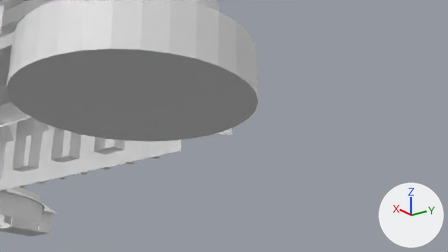
Renders of the Blender file camera rigs/camera rigs.blend from each side of a commit.
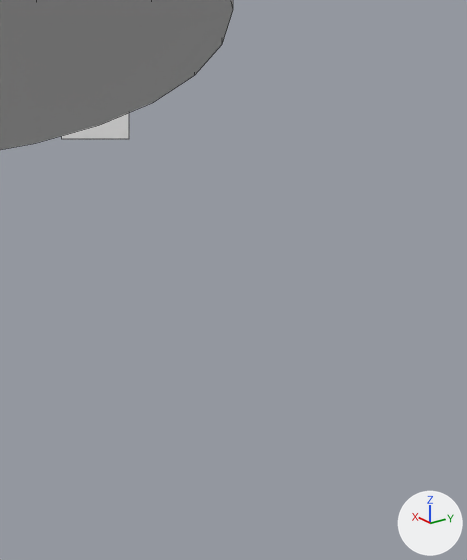
Each version appears first from the file's camera 'Cam under pav from SE 2', and next in a close-up on the part from 45% to 71% of the width and 40% to 95% of the height. The lights are fixed; the arrows at lower right show +X, +Y and +Z. The close-ups show mesh edges as thin lines.

Objects in the first close-up: 'Everything non rig.007', 'Target under pav from SE 2'.
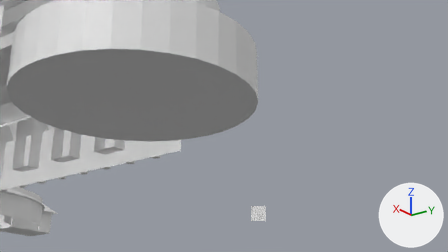
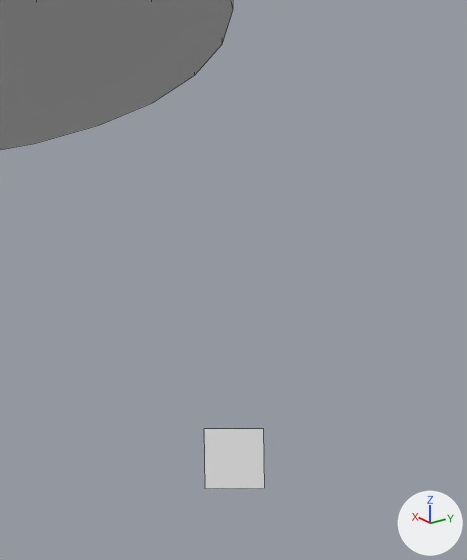
The change, as a list of edits to the scene's bpy script:
```text
Change ob_target_under_pav_from_se_2:
    ob_target_under_pav_from_se_2.location: (-33.51, 16.05, 12.72) -> (-50.86, 9.66, 5.74)
    ob_target_under_pav_from_se_2.rotation_euler: (1.232, 0.0, -0.948) -> (1.4, 0.0, -0.969)  # degrees (71, 0, -54) -> degrees (80, 0, -56)
    ob_target_under_pav_from_se_2.scale: (1.0, 1.0, 1.0) -> (1.05, 1.05, 1.05)
Change ob_cylinder_entrance_balcony:
    ob_cylinder_entrance_balcony.parent: ob_empty_054 -> ob_empty_116
Change ob_cylinder_entrance_canopy:
    ob_cylinder_entrance_canopy.parent: ob_empty_054 -> ob_empty_116
Change ob_cylinder_entrance_step_1:
    ob_cylinder_entrance_step_1.parent: ob_empty_054 -> ob_empty_116
Change ob_cylinder_pavilion_main_roof:
    ob_cylinder_pavilion_main_roof.parent: ob_empty_054 -> ob_empty_116
Change ob_empty_for_scaling_roof_and_gables:
    ob_empty_for_scaling_roof_and_gables.parent: ob_empty_054 -> ob_empty_116
Change ob_empty_for_reflecting_gables_instance:
    ob_empty_for_reflecting_gables_instance.parent: ob_empty_054 -> ob_empty_116
Change ob_curved_gable_roof_south_1:
    ob_curved_gable_roof_south_1.parent: ob_empty_054 -> ob_empty_116
Change ob_curved_gable_roof_north_1:
    ob_curved_gable_roof_north_1.parent: ob_empty_054 -> ob_empty_116
Change ob_cube_gables_north_1:
    ob_cube_gables_north_1.parent: ob_empty_054 -> ob_empty_116
Change ob_cube_gables_south_1:
    ob_cube_gables_south_1.parent: ob_empty_054 -> ob_empty_116
Change ob_curved_gable_roof_south_1_001:
    ob_curved_gable_roof_south_1_001.parent: ob_empty_054 -> ob_empty_116
Change ob_curved_gable_roof_north_1_001:
    ob_curved_gable_roof_north_1_001.parent: ob_empty_054 -> ob_empty_116
Change ob_cube_gables_north_1_001:
    ob_cube_gables_north_1_001.parent: ob_empty_054 -> ob_empty_116
Change ob_cube_gables_south_1_001:
    ob_cube_gables_south_1_001.parent: ob_empty_054 -> ob_empty_116
Change ob_curved_gable_roof_south_1_002:
    ob_curved_gable_roof_south_1_002.parent: ob_empty_054 -> ob_empty_116
Change ob_curved_gable_roof_north_1_002:
    ob_curved_gable_roof_north_1_002.parent: ob_empty_054 -> ob_empty_116
Change ob_cube_gables_north_1_002:
    ob_cube_gables_north_1_002.parent: ob_empty_054 -> ob_empty_116
Change ob_cube_gables_south_1_002:
    ob_cube_gables_south_1_002.parent: ob_empty_054 -> ob_empty_116
Change ob_curved_gable_roof_south_1_003:
    ob_curved_gable_roof_south_1_003.parent: ob_empty_054 -> ob_empty_116
Change ob_curved_gable_roof_north_1_003:
    ob_curved_gable_roof_north_1_003.parent: ob_empty_054 -> ob_empty_116
Change ob_cube_gables_north_1_003:
    ob_cube_gables_north_1_003.parent: ob_empty_054 -> ob_empty_116
Change ob_cube_gables_south_1_003:
    ob_cube_gables_south_1_003.parent: ob_empty_054 -> ob_empty_116
Change ob_cylinder_pavilion_middle_roof:
    ob_cylinder_pavilion_middle_roof.parent: ob_empty_054 -> ob_empty_116
Change ob_cylinder_pavilion_top_roof:
    ob_cylinder_pavilion_top_roof.parent: ob_empty_054 -> ob_empty_116
Change ob_cube_seaward_balcony:
    ob_cube_seaward_balcony.parent: ob_empty_054 -> ob_empty_116
Change ob_cylinder_seaward_balcony:
    ob_cylinder_seaward_balcony.parent: ob_empty_054 -> ob_empty_116
Change ob_cylinder_seaward_canopy:
    ob_cylinder_seaward_canopy.parent: ob_empty_054 -> ob_empty_116
Add ob_empty_116:
    ob_empty_116 = bpy.data.objects.new('Empty.116', None)
    ob_empty_116.location = (0.0, 0.0, 0.0)
```

Where the change shows, as pixel boxes (x1, y1, x2, y2) in the close-ups (467 x 560 px):
'Everything non rig.007', moved: (0, 0, 233, 150) in both
'Target under pav from SE 2', moved, turned, rescaled: before (62, 113, 129, 139); after (204, 429, 265, 489)
